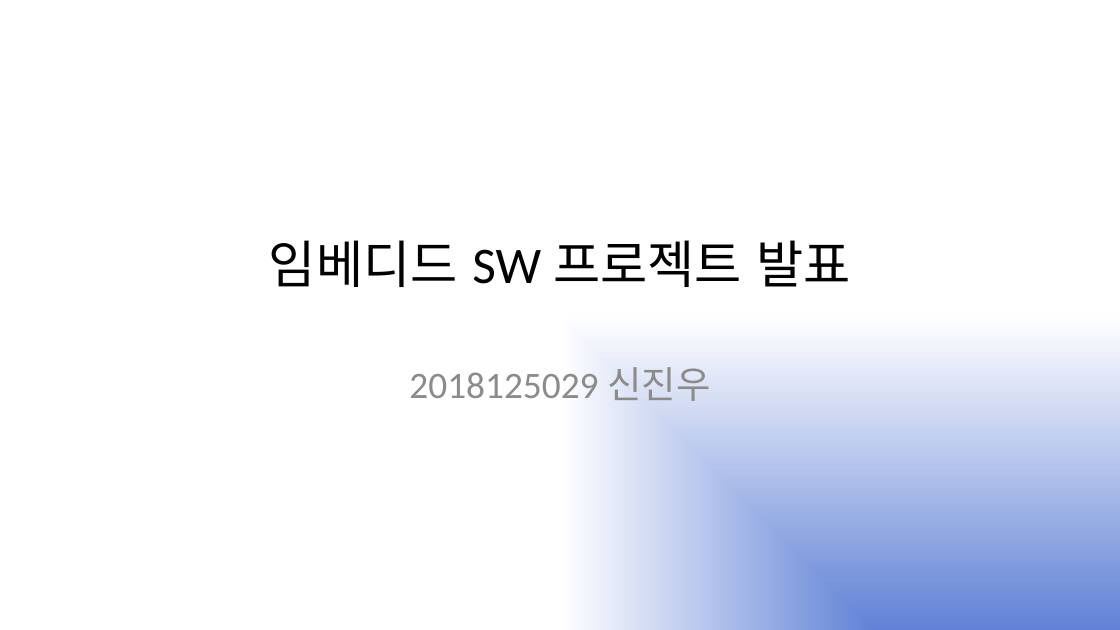
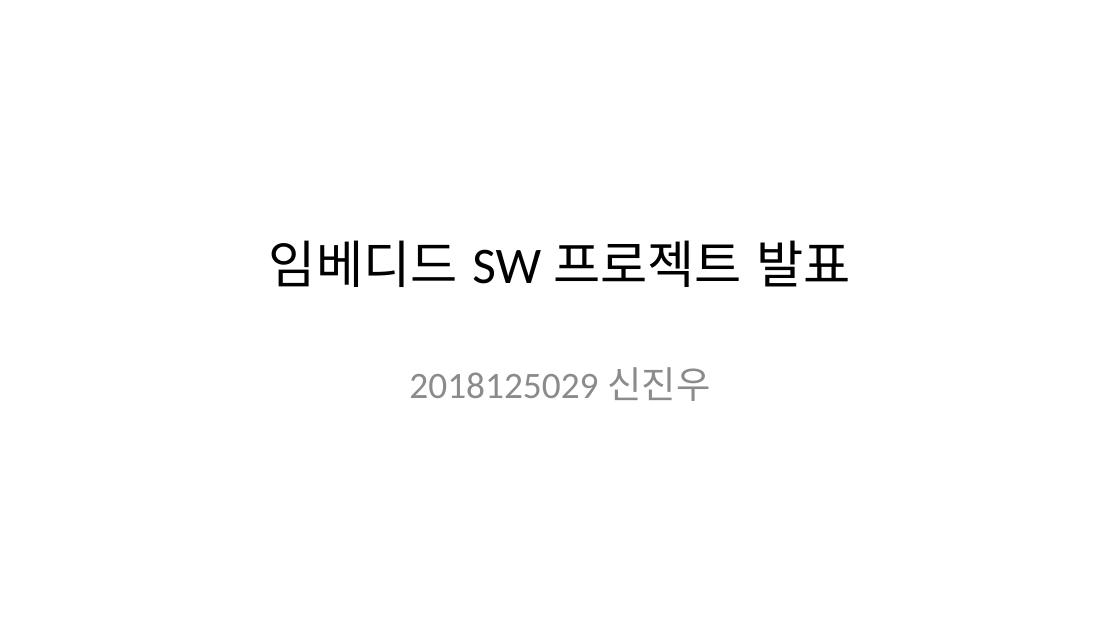
Before and after one commit to goldadam/embedded, a slide deck: slide 1 of 임베디드 SW 프로젝트 발표.pptx. Drawn at 1120x630 pixels with LibreOffice and Linux fonts; fonts in the diff are those of the drawing. Boxes give left, top, right and bottom in pixels: in the first picture for what was removed or moved away, otherwise in the second. Text is boxed around its words. In the diff, an @@ line names an element or a change of style, - is before the commit and + after.

```diff
--- a/임베디드 SW 프로젝트 발표.pptx
+++ b/임베디드 SW 프로젝트 발표.pptx
@@ background gradient #6182D6 to #FFFFFF to #FFFFFF @@
```
Also in this commit, not shown: 1 other slide changed, 6 other files.
